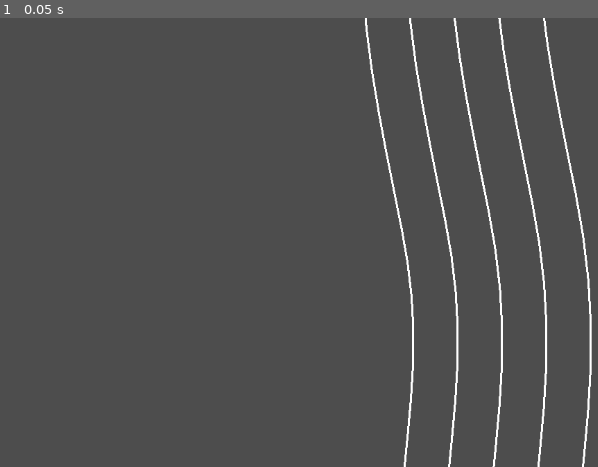
Above: before the commit, frame 1.
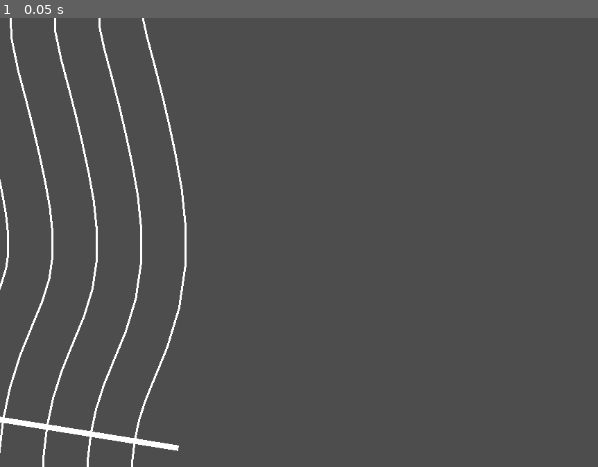
Above: after the commit, the same moment.

Repository: bemain/critterbug
Game: Godot game, scene res://src/song_track/instrument_track.tscn
Two runs of this game, one before a commit and one after it. Both use one fixed random seed, a clock stepped at 60 frames per second and the inputs below. This scene is started directly instead of the project's main scene. The engine's default icon, where the game draws it, is replaced by a stand-in: a white triangle on a blue panel in a dark square.
Inputs:
- Up to frame 1 (0.05 s): no input

The runs differ from the first frame. In frame 1, 4.5% of the frame differs, in the area x 0-99%, y 0-100%.

Commit message:
Fix integer division issues

Diff:
--- a/src/song_track/instrument_track.gd
+++ b/src/song_track/instrument_track.gd
@@ -7,7 +7,7 @@
 @export var beats: int = 4
 
 var beat_length: float:
-	get: return length / beats
+	get: return float(length) / beats
 var beat_duration: float:
 	get: return 60.0/song.bpm
 
--- a/src/song_track/instrument_track.tscn
+++ b/src/song_track/instrument_track.tscn
@@ -5,12 +5,11 @@
 
 [sub_resource type="Curve2D" id="Curve2D_nrapc"]
 _data = {
-"points": PackedVector2Array(34.3534, -150.348, -34.3534, 150.348, 72, -116, -46.351, -228.318, 46.351, 228.318, 109, 382, 2.83047, -232.337, -2.83047, 232.337, 105, 945)
+"points": PackedVector2Array(34.3534, -150.348, -34.3534, 150.348, 95, -106, -46.351, -228.318, 46.351, 228.318, 129, 229, 2.83047, -232.337, -2.83047, 232.337, 61, 674)
 }
 point_count = 3
 
 [node name="InstrumentTrack" type="Node2D"]
-position = Vector2(595, -106)
 script = ExtResource("1_pd2th")
 beats = 6
 
@@ -23,27 +22,27 @@
 hit_marker_position = 0.895
 
 [node name="Divider1" type="Line2D" parent="Visuals"]
-points = PackedVector2Array(196.784, -87.4878, 188.596, -43.0987, 184.536, 1.15371, 184.443, 46.6574, 187.946, 94.3938, 194.409, 144.475, 203.029, 196.471, 213.038, 249.85, 223.832, 304.182, 235.027, 359.435, 245.846, 421.309, 253.344, 484.742, 256.917, 549.068, 256.481, 612.901, 252.85, 674.562, 247.554, 733.047, 242.119, 788.534, 237.579, 841.983, 234.466, 894.418, 232.991, 946.559)
+points = PackedVector2Array(219.784, -77.4878, 211.593, -39.7787, 206.732, -10.1989, 206.573, 2.81783, 212.075, 27.7179, 222.794, 67.7939, 233.828, 110.994, 244.004, 154.512, 253.287, 197.877, 261.991, 246.576, 267.462, 299.746, 267.239, 357.799, 258.218, 419.175, 240.861, 476.024, 222.664, 520.197, 209.271, 553.116, 200.24, 581.535, 194.138, 610.525, 190.455, 641.879, 188.991, 675.559)
 width = 3.0
 
 [node name="Divider2" type="Line2D" parent="Visuals"]
-points = PackedVector2Array(134.392, -101.744, 125.203, -51.8907, 120.602, -1.75941, 120.49, 49.1169, 124.292, 101.038, 131.118, 153.978, 140.027, 207.73, 150.216, 262.071, 161.094, 316.83, 172.278, 372.029, 182.535, 430.675, 189.588, 490.325, 192.935, 550.573, 192.522, 610.618, 189.048, 669.53, 183.861, 726.79, 178.401, 782.532, 173.751, 837.289, 170.529, 891.589, 168.995, 945.78)
+points = PackedVector2Array(157.392, -91.7439, 148.833, -52.3118, 143.067, -16.7387, 143.07, 10.7782, 150.135, 43.8231, 160.933, 84.2032, 171.661, 126.205, 181.544, 168.467, 190.592, 210.74, 198.661, 255.812, 203.563, 303.335, 203.39, 353.405, 195.829, 404.905, 180.977, 453.444, 163.838, 494.989, 149.228, 530.96, 138.351, 565.234, 130.957, 600.324, 126.649, 636.907, 124.995, 674.78)
 width = 3.0
 
 [node name="Divider3" type="Line2D" parent="Visuals"]
-points = PackedVector2Array(72, -116, 61.8096, -60.6827, 56.6685, -4.67252, 56.5376, 51.5764, 60.6379, 107.682, 67.8278, 163.482, 77.0249, 218.989, 87.3935, 274.291, 98.3563, 329.478, 109.529, 384.623, 119.224, 440.041, 125.832, 495.909, 128.953, 552.079, 128.562, 608.335, 125.246, 664.498, 120.167, 720.533, 114.683, 776.531, 109.924, 832.594, 106.591, 888.759, 105, 945)
+points = PackedVector2Array(95, -106, 86.0718, -64.845, 79.4022, -23.2786, 79.5669, 18.7386, 88.1944, 59.9283, 99.0727, 100.613, 109.495, 141.415, 119.084, 182.422, 127.898, 223.602, 135.331, 265.048, 139.663, 306.925, 139.541, 349.011, 133.44, 390.636, 121.092, 430.864, 105.011, 469.782, 89.1858, 508.804, 76.4622, 548.932, 67.7747, 590.123, 62.8422, 631.934, 61, 674)
 width = 3.0
 
 [node name="Divider4" type="Line2D" parent="Visuals"]
-points = PackedVector2Array(9.60799, -130.256, -1.58361, -69.4747, -7.26515, -7.58563, -7.41509, 54.0359, -3.01624, 114.327, 4.53739, 172.986, 14.023, 230.248, 24.5711, 286.511, 35.6186, 342.126, 46.7809, 397.218, 55.9132, 449.408, 62.0758, 501.493, 64.9705, 553.584, 64.6031, 606.052, 61.4444, 659.466, 56.4736, 714.277, 50.9653, 770.53, 46.0961, 827.9, 42.6537, 885.93, 41.0047, 944.22)
+points = PackedVector2Array(32.608, -120.256, 23.311, -77.3782, 15.7372, -29.8185, 16.0639, 26.699, 26.2539, 76.0335, 37.2121, 117.022, 47.329, 156.626, 56.6237, 196.377, 65.2043, 236.465, 72.0013, 274.284, 75.7642, 310.514, 75.6922, 344.616, 71.0514, 376.367, 61.2078, 408.284, 46.1841, 444.574, 29.1432, 486.647, 14.5731, 532.63, 4.59298, 579.922, -0.964344, 626.962, -2.99525, 673.22)
 width = 3.0
 
 [node name="Divider5" type="Line2D" parent="Visuals"]
-points = PackedVector2Array(-52.784, -144.512, -64.9768, -78.2668, -71.1988, -10.4987, -71.3678, 56.4954, -66.6704, 120.971, -58.7531, 182.489, -48.9788, 241.508, -38.2514, 298.732, -27.1191, 354.775, -15.9677, 409.812, -7.39769, 458.774, -1.68016, 507.077, 0.98819, 555.09, 0.643829, 603.769, -2.35751, 654.434, -7.21981, 708.02, -12.7527, 764.529, -17.7315, 823.205, -21.2838, 883.1, -22.9905, 943.441)
+points = PackedVector2Array(-29.784, -134.512, -39.4498, -89.9113, -47.9278, -36.3583, -47.4391, 34.6594, -35.6865, 92.1387, -24.6485, 133.431, -14.8371, 171.837, -5.83627, 210.333, 2.51021, 249.328, 8.67125, 283.52, 11.865, 314.104, 11.8432, 340.222, 8.66235, 362.098, 1.32339, 385.703, -12.6426, 419.367, -30.8993, 464.491, -47.316, 516.329, -58.5888, 569.72, -64.7709, 621.989, -66.9905, 672.441)
 width = 3.0
 
 [node name="HitMarker" type="Line2D" parent="Visuals"]
-points = PackedVector2Array(-81.5814, 818.817, 301.388, 846.933)
+points = PackedVector2Array(-121.817, 559.813, 257.301, 620.849)
 width = 8.0
 
 [node name="Notes" type="Node2D" parent="."]
--- a/src/song_track/song_manager.gd
+++ b/src/song_track/song_manager.gd
@@ -23,11 +23,11 @@
 	timer.start()
 
 func play_song(song: Song) -> Node:
-	_play_track("res://songs/jazz_swing/JazzSwing.mp3", song.bpb*60/song.bpm)
+	_play_track("res://songs/jazz_swing/JazzSwing.mp3", song.bpb*60.0/song.bpm)
 
 	for i in song.instruments:
 		var instrument_track = instrument_track.instantiate()
 		add_child(instrument_track)
-		instrument_track.init(song, i, 60/song.bpm*song.bpb)
+		instrument_track.init(song, i, song.bpb*60.0/song.bpm)
 
 	return self
